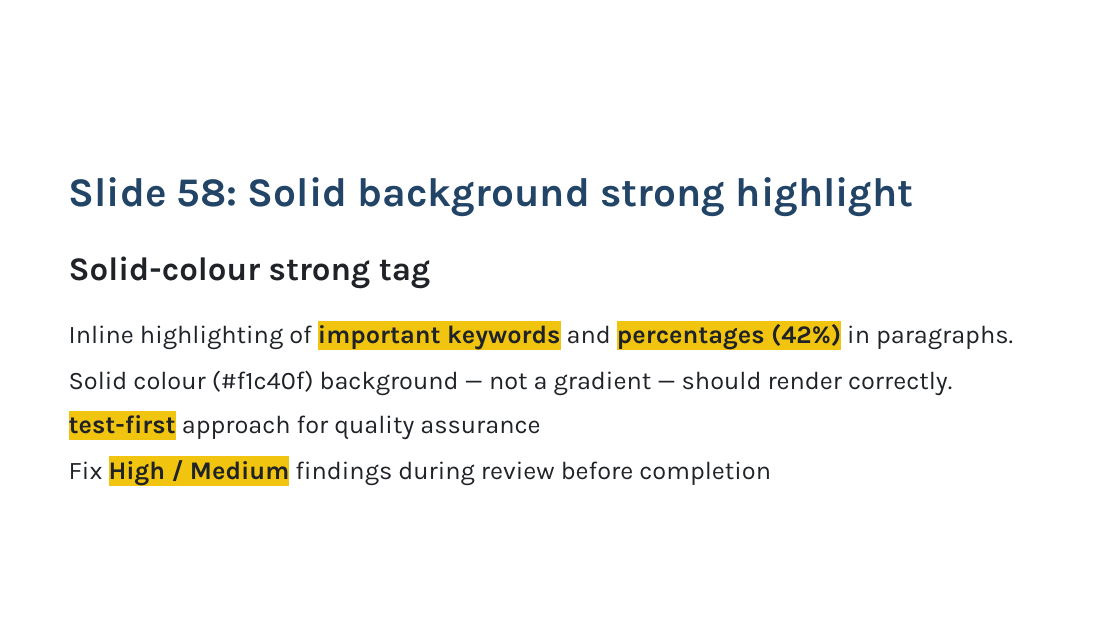
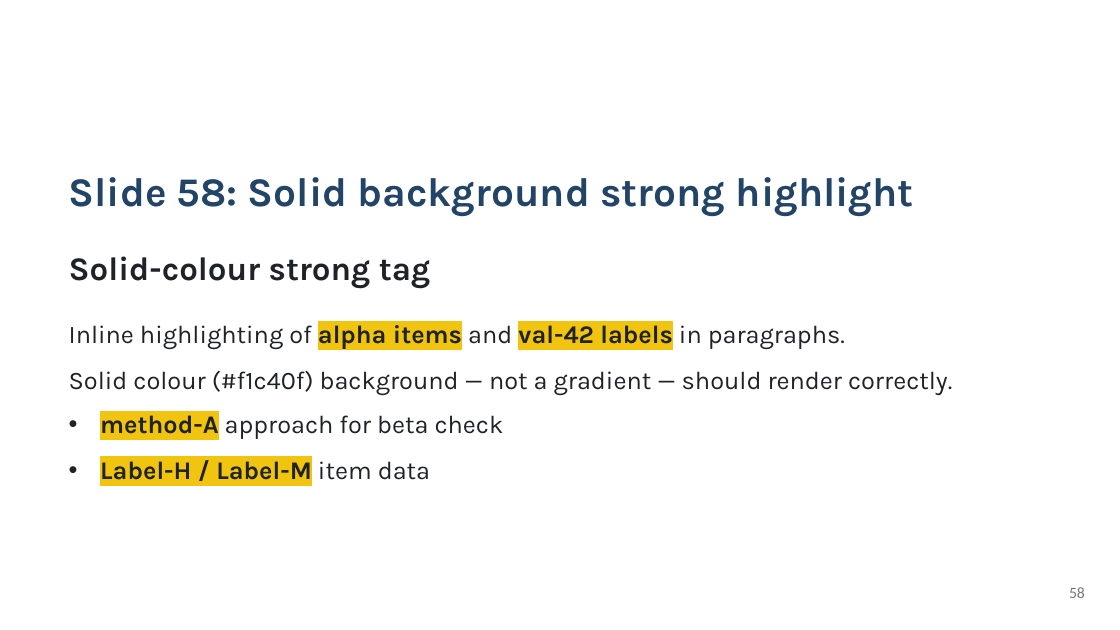
Before and after one commit to KatsuYuzu/marp-to-editable-pptx, a slide deck: slide 58 of output-pptx/test-output.pptx. Drawn at 1120x630 pixels with LibreOffice and Linux fonts; fonts in the diff are those of the drawing. Boxes give left, top, right and bottom in pixels: in the first picture for what was removed or moved away, otherwise in the second. Text is boxed around its words. In the diff, an @@ line names an element or a change of style, - is before the commit and + after.

```diff
--- a/output-pptx/test-output.pptx
+++ b/output-pptx/test-output.pptx
@@ text at (x1=69, y1=325, x2=845, y2=350): text changed @@
-Inline highlighting of important keywords and percentages (42%) in paragraphs.
+Inline highlighting of alpha items and val-42 labels in paragraphs.
@@ text at (x1=100, y1=415, x2=504, y2=480): text changed @@
-• test-first approach for quality assurance
-• Fix High / Medium findings during review before completion
+• method-A approach for beta check
+• Label-H / Label-M item data
@@ page number added at (x1=1069, y1=587, x2=1085, y2=598), 13.5 pt, text #777777 @@
+58
```
Also in this commit, not shown: 54 other slides changed, 12 slides added, 8 slides removed, 4 other files.
